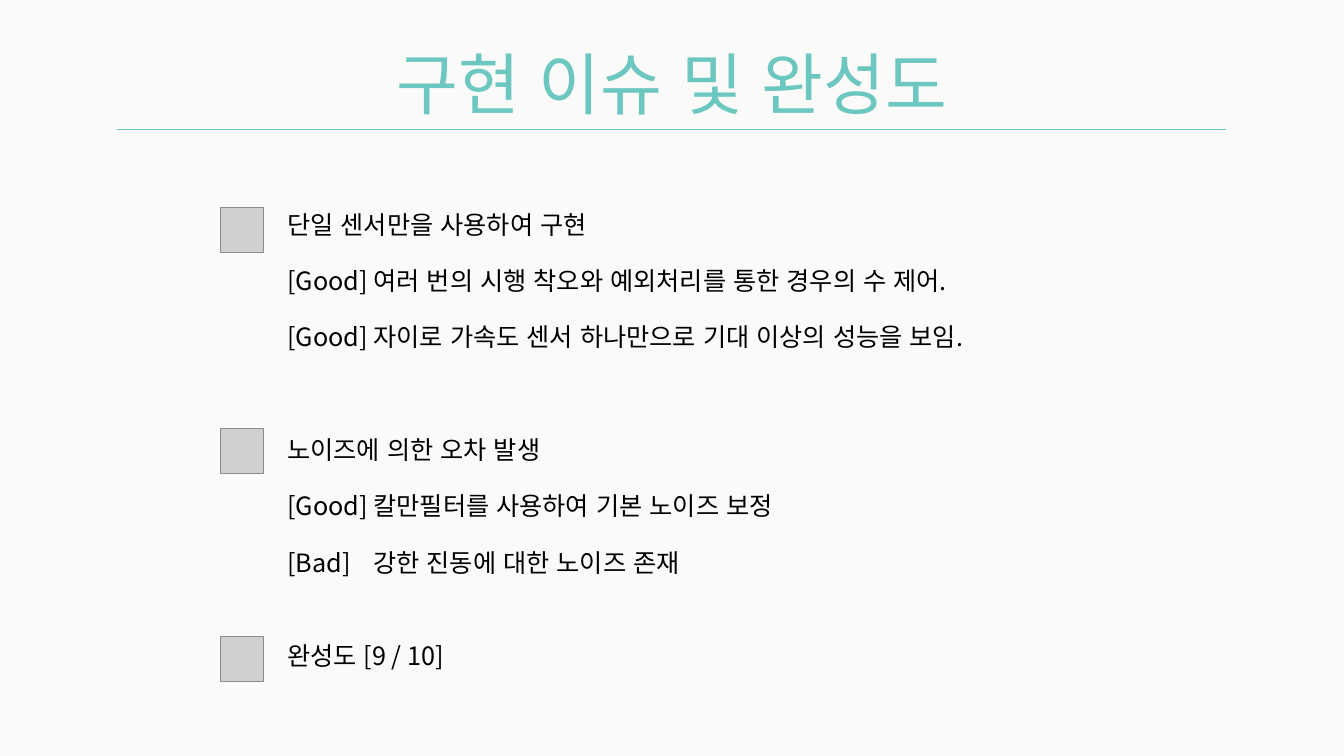
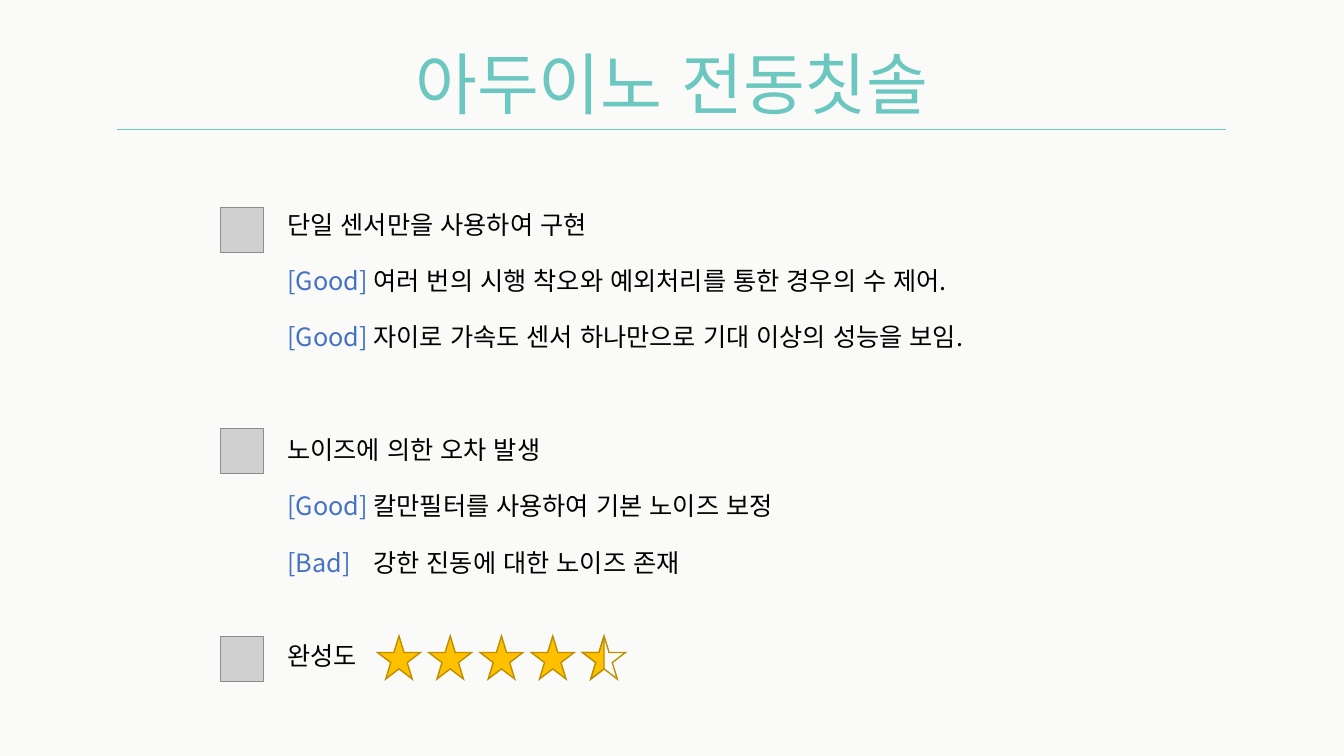
Before and after one commit to Team-Achi/Docs, a slide deck: slide 13 of PPT/캡스톤디자인_14주차_최종데모_5조.pptx (slide 10 before the commit). Drawn at 1344x756 pixels with LibreOffice and Linux fonts; fonts in the diff are those of the drawing; grey boxes stand for pictures. Boxes give left, top, right and bottom in pixels: in the first picture for what was removed or moved away, otherwise in the second. Text is boxed around its words. In the diff, an @@ line names an element or a change of style, - is before the commit and + after.

```diff
--- a/PPT/캡스톤디자인_14주차_최종데모_5조.pptx
+++ b/PPT/캡스톤디자인_14주차_최종데모_5조.pptx
@@ text at <box>415,53,928,115</box>: text changed @@
-구현 이슈 및 완성도
+아두이노 전동칫솔
@@ text at <box>287,269,963,577</box>: text colour #000000 to #4472C4 in "[Good]", "[Good]", "[Good]", "[Bad]" @@
@@ text at <box>287,644,357,667</box>: text changed @@
-완성도 [9 / 10]
+완성도
@@ star added at <box>378,636,421,680</box>, fill #FFC000, outline #BD8E00 1 pt @@
@@ star added at <box>429,636,472,680</box>, fill #FFC000, outline #BD8E00 1 pt @@
@@ star added at <box>480,636,523,680</box>, fill #FFC000, outline #BD8E00 1 pt @@
@@ star added at <box>531,636,575,680</box>, fill #FFC000, outline #BD8E00 1 pt @@
@@ star added at <box>583,636,626,680</box>, outline #BD8E00 1 pt @@
@@ freeform shape added at <box>583,636,604,680</box>, fill #FFC000, outline #BD8E00 1 pt @@
```
Also in this commit, not shown: 13 other slides changed, 5 slides added, 8 slides removed, 2 other files.
